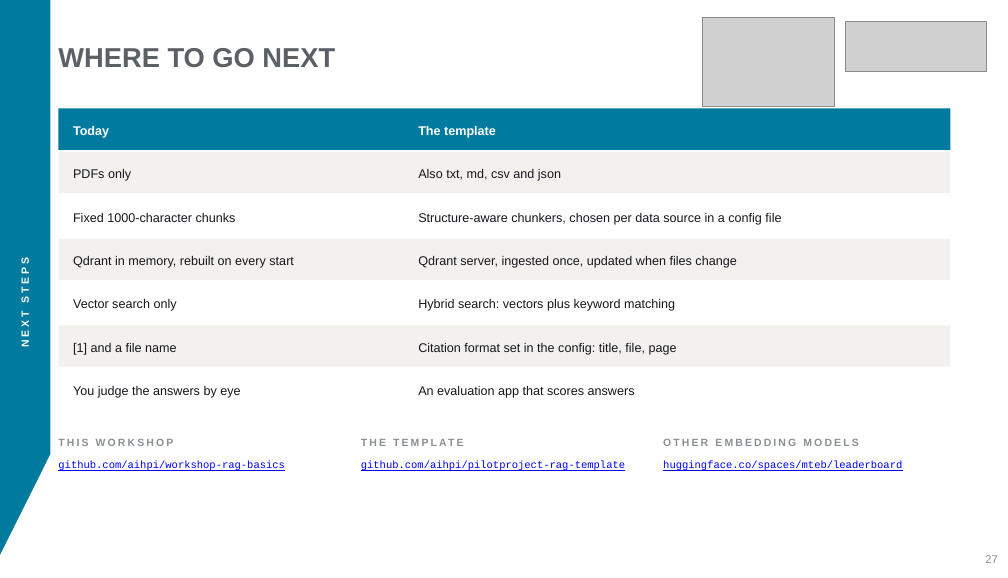
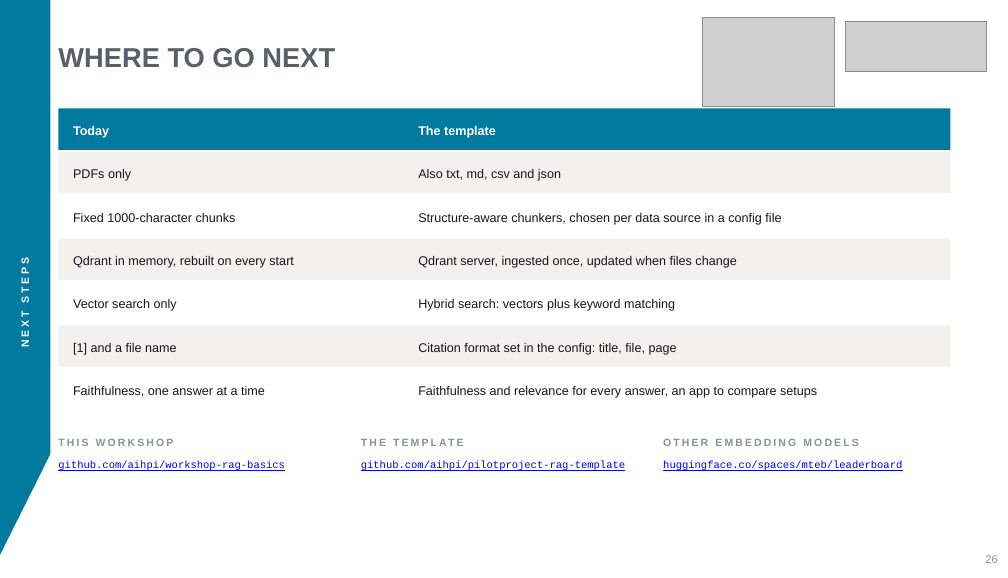
Before and after one commit to aihpi/workshop-rag-basics, a slide deck: slide 26 of workshop/slides/rag-workshop.pptx (slide 27 before the commit). Drawn at 1008x578 pixels with LibreOffice and Linux fonts; fonts in the diff are those of the drawing; grey boxes stand for pictures. Boxes give left, top, right and bottom in pixels: in the first picture for what was removed or moved away, otherwise in the second. Text is boxed around its words. In the diff, an @@ line names an element or a change of style, - is before the commit and + after.

```diff
--- a/workshop/slides/rag-workshop.pptx
+++ b/workshop/slides/rag-workshop.pptx
@@ text at (x1=73, y1=386, x2=265, y2=397): text changed @@
-You judge the answers by eye
+Faithfulness, one answer at a time
@@ text at (x1=418, y1=386, x2=817, y2=398): text changed @@
-An evaluation app that scores answers
+Faithfulness and relevance for every answer, an app to compare setups
@@ text at (x1=985, y1=555, x2=997, y2=563): text changed @@
-27
+26
```
Also in this commit, not shown: 25 other slides changed, 1 slide removed, 5 other files.
